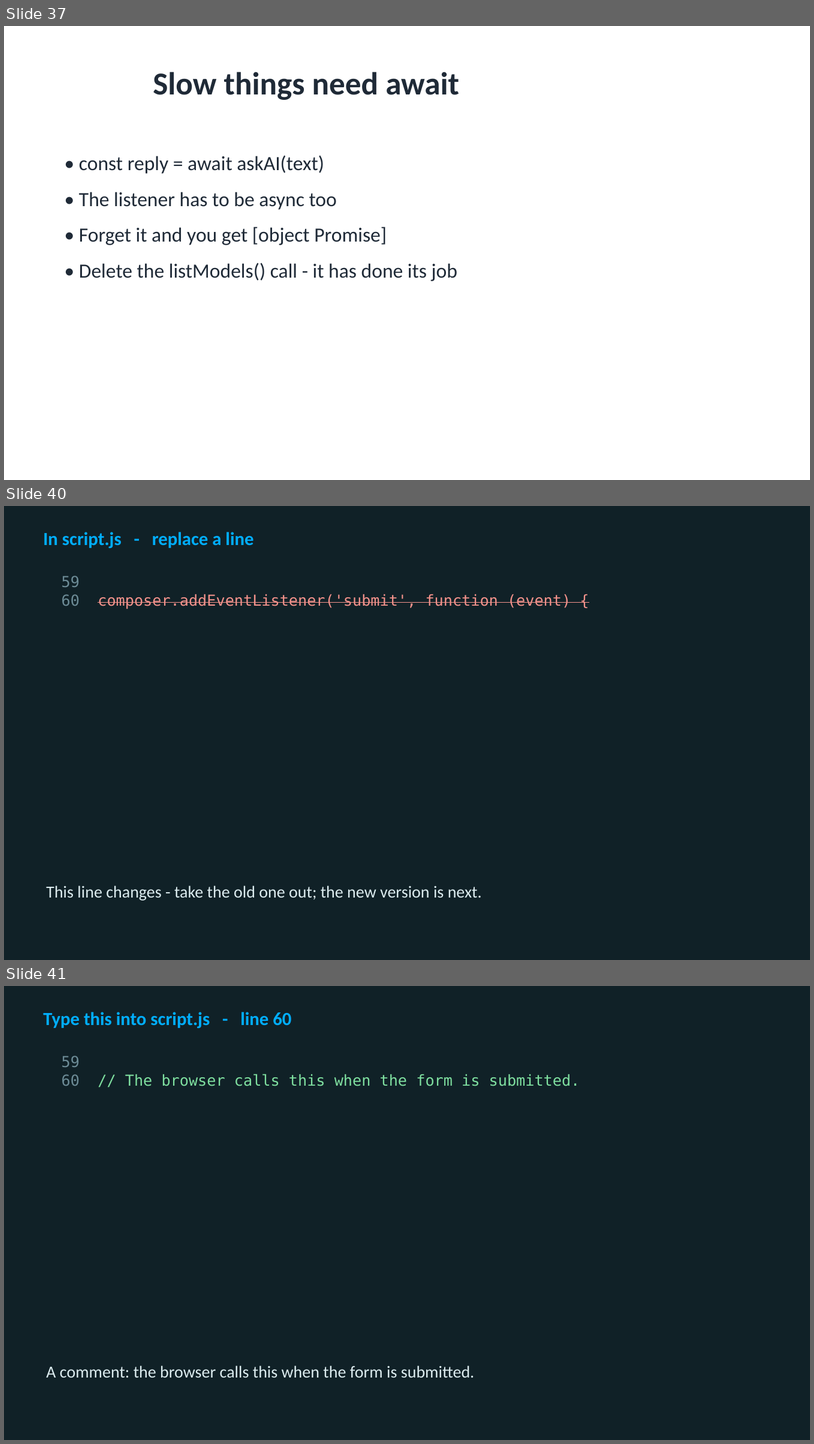
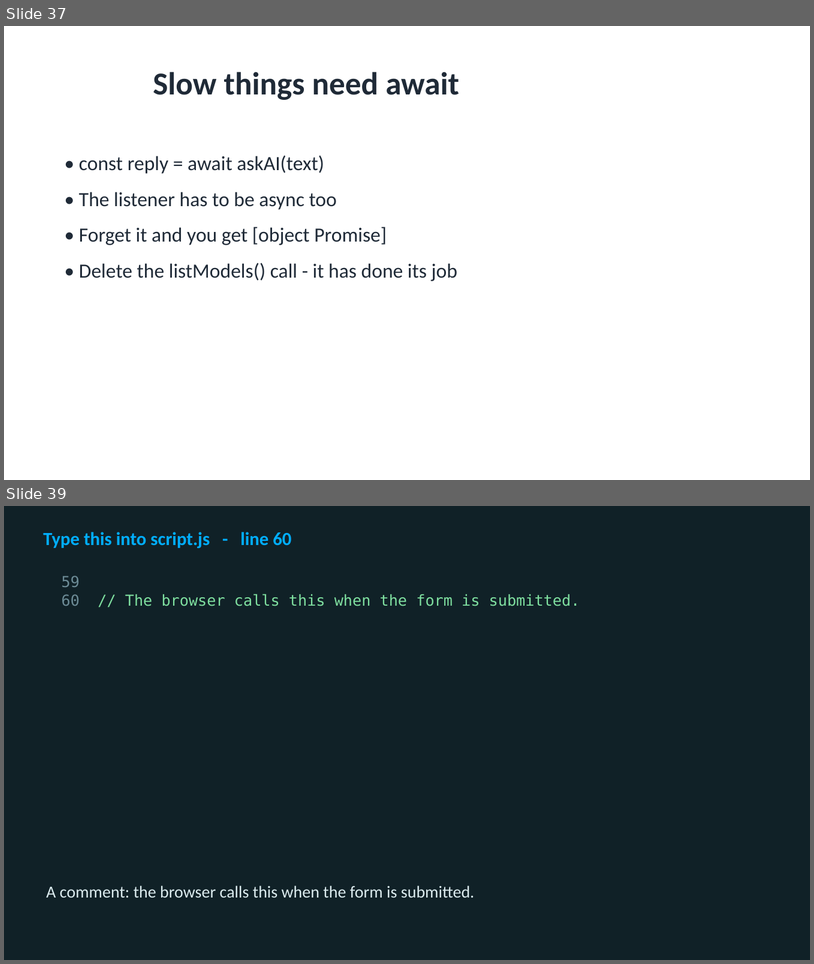
Before and after one commit to utgapps/utgapps.github.io, a slide deck: ai101/slides/week-04.pptx. Shown one above the other, each under a label of ours: slides 37, 40 and 41 before the commit, slides 37 and 39 after it; the slides between them are not shown. The pictures are 814x1444 and 814x964 pixels, drawn with LibreOffice and Linux fonts; fonts in the diff are those of the drawing. Boxes give left, top, right and bottom in pixels: in the first picture for what was removed or moved away, otherwise in the second. Text is boxed around its words. In the diff, an @@ line names an element or a change of style, - is before the commit and + after.

```diff
--- a/ai101/slides/week-04.pptx
+++ b/ai101/slides/week-04.pptx
@@ slide 40 removed at <box>4,506,810,960</box>, background #102127 @@
@@ text removed at <box>43,532,254,548</box> @@
-In script.js - replace a line
@@ text removed at <box>62,576,571,609</box> @@
-59
-60 composer.addEventListener('submit', function (event) {
@@ text removed at <box>46,885,482,900</box> @@
-This line changes - take the old one out; the new version is next.
@@ what was slide 41 is now slide 39 @@
```
Also in this commit, not shown: 1 slide changed, 1 other slide removed, 21 other files.
